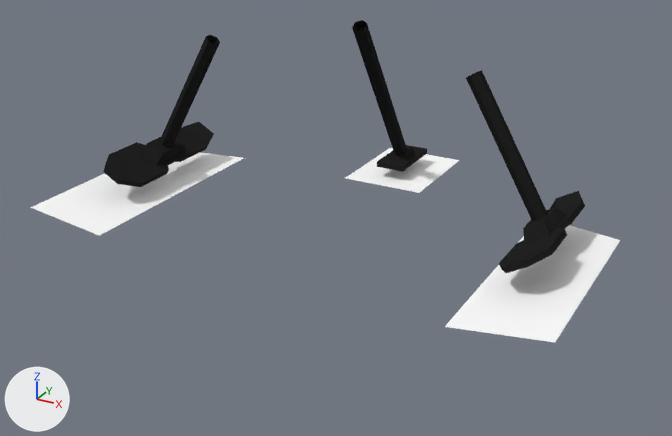
The Blender file ships/wave/wave.blend: old version first, new version second.
Both versions are drawn from a camera (50 mm lens) standing at (6.85, -16.28, 3.25) and looking at (-0.15, -3.56, -3.12). The lights are fixed; the arrows at lower left show +X, +Y and +Z. The same objects are shown in both versions, whatever each file hides.

In view in the first picture: 'foot.F', 'foot.L', 'foot.R', 'gear.L', 'gear.R', 'gearf', 'leg.L', 'leg.R'.
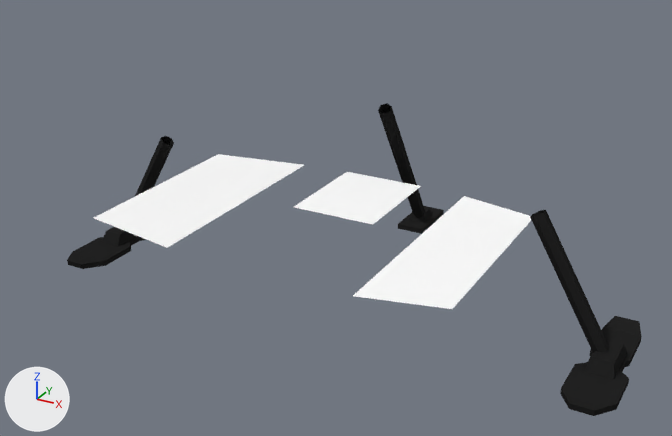
What the commit changed:
Object 'leg.L' (ob_leg_l) moves from (-0.15, 0.0, 0.387) to (0.969, 0.0, -1.551).
Object 'foot.L' (ob_foot_l) turns from (0, -30, 0) to (0, 0, 0) degrees about x, y and z.
Object 'foot.L' (ob_foot_l) moves from (-0.1, 0.0, 0.3) to (0.963, 0.0, -1.644).
Object 'foot.R' (ob_foot_r) turns from (0, -30, 0) to (0, 0, 0) degrees about x, y and z.
Object 'foot.R' (ob_foot_r) moves from (-0.1, 0.0, 0.3) to (0.963, 0.0, -1.644).
Object 'leg.R' (ob_leg_r) moves from (-0.15, 0.0, 0.387) to (0.969, 0.0, -1.551).
Object 'foot.F' (ob_foot_f) moves from (0.0, 0.0, 0.0) to (0.0, 1.0, -1.644).
Object 'gear.L' (ob_gear_l) moves from (0.0, 0.0, 0.0) to (1.37, 0.0, 0.1).
Object 'gear.R' (ob_gear_r) moves from (0.0, 0.0, 0.0) to (-1.37, 0.0, 0.1).
Object 'gearf' (ob_gearf) moves from (0.0, 0.0, 0.0) to (0.0, -1.83, 0.1).

Where the change shows, as pixel boxes (x1, y1, x2, y2) in the pictures (672 x 436 px):
'gear.R', moved
    before: (445, 225, 620, 343)
    after: (353, 196, 531, 309)
'gear.L', moved
    before: (31, 152, 244, 236)
    after: (94, 154, 304, 248)
'foot.R', moved, turned
    before: (499, 191, 585, 273)
    after: (560, 316, 642, 416)
'gearf', moved
    before: (346, 148, 459, 193)
    after: (294, 172, 421, 225)
'leg.R', moved
    before: (466, 70, 548, 221)
    after: (530, 210, 610, 353)
'foot.L', moved, turned
    before: (103, 122, 214, 187)
    after: (67, 227, 145, 269)
'foot.F', moved
    before: (352, 20, 427, 172)
    after: (378, 103, 444, 234)
'leg.L', moved
    before: (160, 35, 220, 148)
    after: (128, 136, 174, 234)
